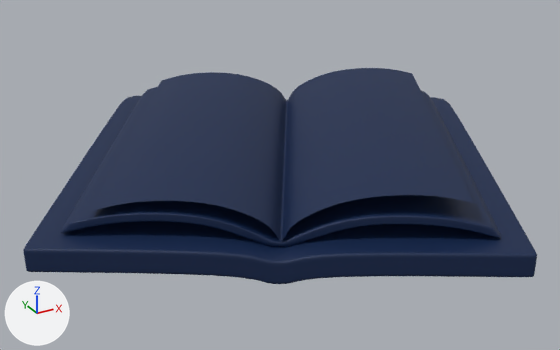
The glTF model src/worlds/KIN_ShootAndDrop/assets/models/Book2.glb: old version first, new version second.
The view is the same before and after, from a 50 mm lens placed at (-550.1, -206.4, 218.4), pointed at (-492.3, -101.3, 165.9). Arrows for +X, +Y and +Z are at lower left; the lights stay in place. Where no turn or scale is listed for an object, it has been applied to the vertices.

Objects in the first picture: 'polySurface1_lambert25_0', 'polySurface4_lambert25_0', 'polySurface5_lambert25_0'.
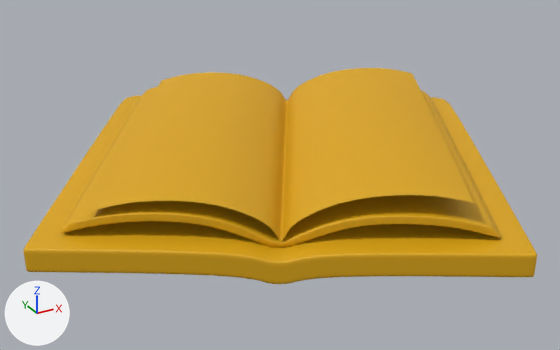
Pixel boxes (x1, y1, x2, y2) of what changed, in the pictures (560 x 350 px):
'polySurface5_lambert25_0', recoloured
    both: (89, 68, 474, 241)
'polySurface1_lambert25_0', recoloured (blue to yellow)
    both: (23, 96, 537, 284)
'polySurface4_lambert25_0', recoloured
    both: (61, 87, 501, 247)

Patch to the scene script:
```diff
--- a/src/worlds/KIN_ShootAndDrop/assets/models/Book2.glb.py
+++ b/src/worlds/KIN_ShootAndDrop/assets/models/Book2.glb.py
@@ mat_lambert25 @@
 mat_lambert25 = principled_material('lambert25')
-mat_lambert25.base_color = (0.000303, 0.0152, 0.0704)  # dark blue #01214b
+mat_lambert25.base_color = (0.745, 0.397, 0.0)  # yellow #e0a900
 mat_lambert25.roughness = 0.6
```
